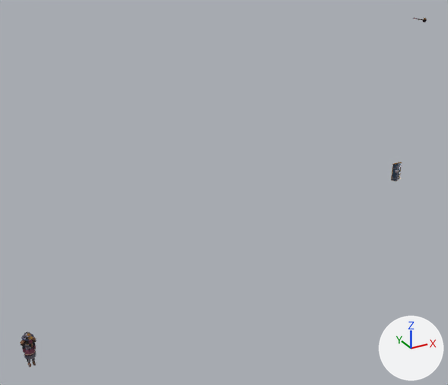
An edit to the glTF model public/models/mn_shield.glb, drawn before and after from the same camera.
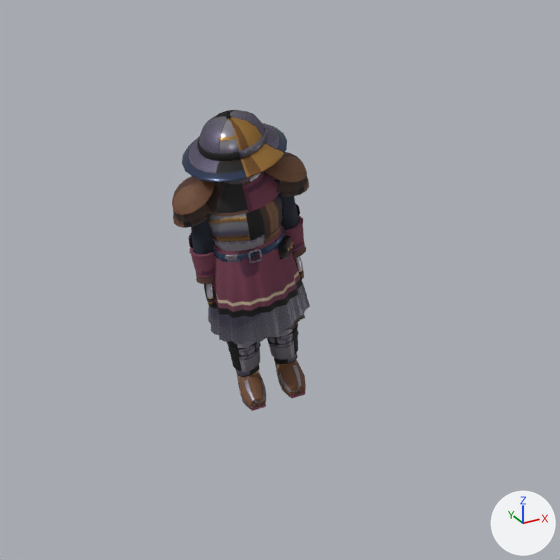
The first picture shows the older version from a 50 mm lens placed at (-0.68, -5.58, 4.22), pointed at (2.34, -0.1, 1.48). The close-ups show the older and then the newer version on the part from 0% to 15% of the width and 83% to 100% of the height of that picture. Only the edits that show in the close-ups are written down. The axes (+X, +Y, +Z) are drawn at lower right. The lights are the same throughout. Vertices at exactly the same position are counted once.

The first close-up shows 'mn_shield'.
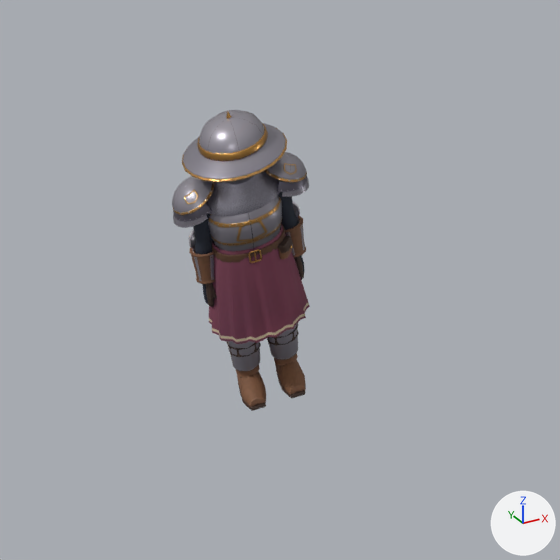
Edits to the scene script, one JSON object a line:
```json
{"block": "me_mn_shield", "where": "# used by ob_mn_shield; location = (0.0, 0.0, 0.0)"}
{"op": "remove", "block": "me_mn_shield", "code": "me_mn_shield.from_pydata(...)  # 5050 vertices, 9326 faces; spans x 0.0..0.159, y -0.132..0.0, z 0.0..0.399"}
{"op": "add", "block": "me_mn_shield", "code": "me_mn_shield.from_pydata(...)  # 4805 vertices, 8836 faces; spans x 0.0..0.159, y -0.132..0.0, z 0.0..0.399"}
{"block": "me_mn_shield", "change": "me_mn_shield part 1: a new loose piece of 922 vertices spanning x 0.017..0.142, y -0.095..-0.043, z 0.004..0.366, in mat_mn_shield_main"}
{"block": "me_mn_shield", "change": "me_mn_shield part 2: 186 vertices moved from x 0.021..0.138, y -0.117..-0.01, z 0.1..0.224 to x 0.021..0.138, y -0.117..-0.01, z 0.099..0.224; 1191 vertices removed from x 0.002..0.157, y -0.13..-0.002, z 0.023..0.357; 135 vertices added at x 0.027..0.132, y -0.111..-0.016, z 0.099..0.224"}
{"block": "me_mn_shield", "change": "me_mn_shield part 3: 6370 kept faces spanning x 0.0..0.159, y -0.132..0.0, z 0.0..0.399 get new texture (UV) coordinates"}
{"block": "me_mn_shield", "change": "other edits to the shape of me_mn_shield do not show in these pictures"}
```

What differs and where, as boxes [x1, y1, x2, y2] in the close-ups (560 x 560 px):
```json
{"part": 1, "of": "me_mn_shield", "change": "added", "after": [193, 180, 304, 305], "on screen": "mostly hidden"}
{"part": 2, "of": "me_mn_shield", "change": "cut back", "before": [191, 178, 310, 344], "after": [209, 224, 310, 344]}
{"part": 3, "of": "me_mn_shield", "change": "surface changed", "before": [172, 110, 310, 411], "after": [172, 110, 310, 411], "on screen": "lighter"}
```
